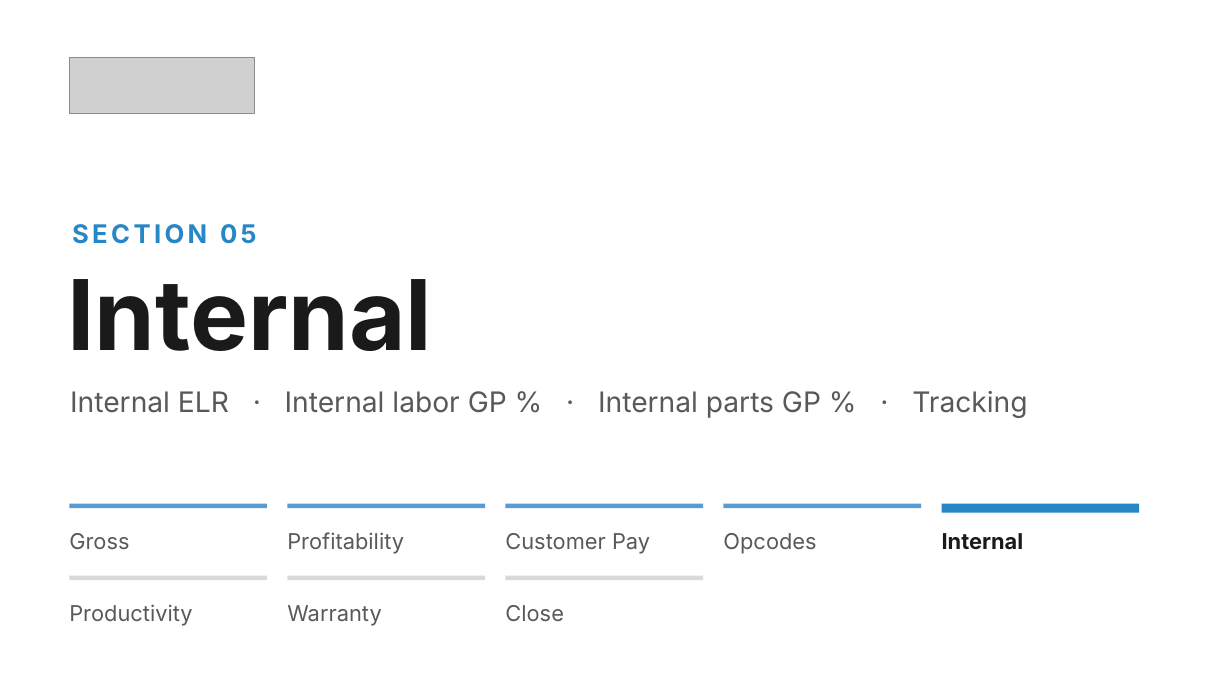
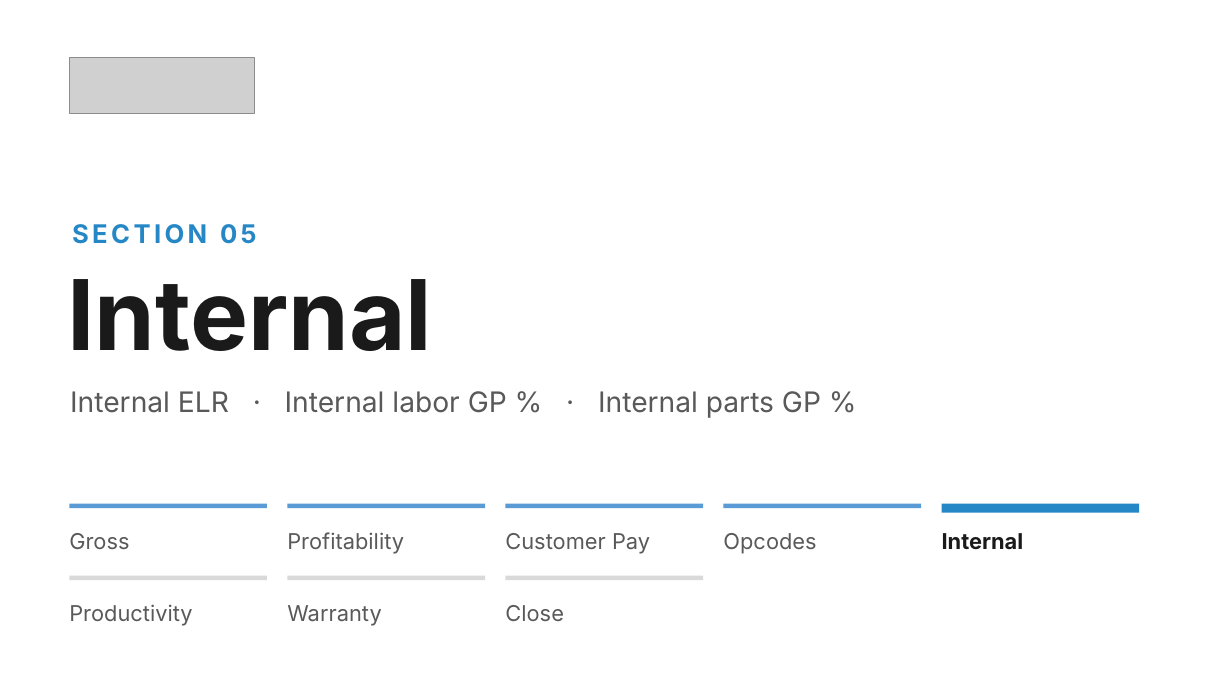
Before and after one commit to Ndresner/Noah, a slide deck: slide 103 of day2-deck/decks/Fixed Ops - Day 2 Example Test Deck.pptx (slide 104 before the commit). Drawn at 1232x693 pixels with LibreOffice and Linux fonts; fonts in the diff are those of the drawing; grey boxes stand for pictures. Boxes give left, top, right and bottom in pixels: in the first picture for what was removed or moved away, otherwise in the second. Text is boxed around its words. In the diff, an @@ line names an element or a change of style, - is before the commit and + after.

```diff
--- a/day2-deck/decks/Fixed Ops - Day 2 Example Test Deck.pptx
+++ b/day2-deck/decks/Fixed Ops - Day 2 Example Test Deck.pptx
@@ text at (70, 391, 821, 418): text changed @@
-Internal ELR · Internal labor GP % · Internal parts GP % · Tracking
+Internal ELR · Internal labor GP % · Internal parts GP %
```
Also in this commit, not shown: 7 other slides changed, 1 slide added, 3 slides removed, 10 other files.
